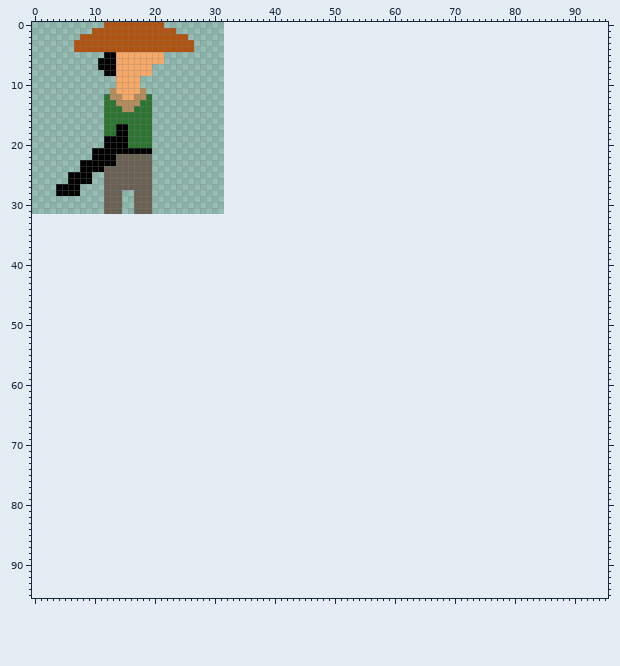
One commit to this sprite sheet: assets/samurai.png. This is how it looked before the edit.
The file is 32x32 pixels. The old version is drawn lined up with the new one, on the new canvas.
Once edited:
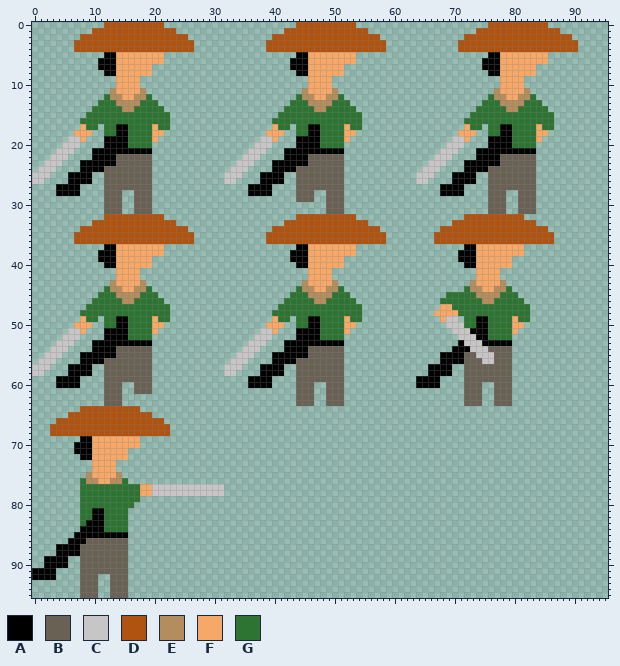
Palette (. is transparent): A #000000  B #6a6155  C #c7c5c5  D #b15310  E #b38d5d  F #f5a867  G #2d7331
Edits made:
canvas 32x32 -> 96x96
Changed rows in their new state; - is an unchanged pixel.
first column x 0:
 0 --------------------------------------------DDDDDDDDDD----------------------DDDDDDDDDD-----
 1 ------------------------------------------DDDDDDDDDDDDDD------------------DDDDDDDDDDDDDD---
 2 ----------------------------------------DDDDDDDDDDDDDDDDDD--------------DDDDDDDDDDDDDDDDDD-
 3 ---------------------------------------DDDDDDDDDDDDDDDDDDDD------------DDDDDDDDDDDDDDDDDDDD
 4 ---------------------------------------DDDDDDDDDDDDDDDDDDDD------------DDDDDDDDDDDDDDDDDDDD
 5 --------------------------------------------AAFFFFFFFF----------------------AAFFFFFFFF-----
 6 -------------------------------------------AAAFFFFFFFF---------------------AAAFFFFFFFF-----
 7 -------------------------------------------AAAFFFFFF-----------------------AAAFFFFFF-------
 8 --------------------------------------------AAFFFFFF------------------------AAFFFFFF-------
 9 ----------------------------------------------FFFF----------------------------FFFF---------
10 ----------------------------------------------FFFF----------------------------FFFF---------
11 ---------------------------------------------EFFFFE--------------------------EFFFFE--------
12 --------------------------------------------GEEFFEEG------------------------GEEFFEEG-------
13 -----------G--------G----------------------GGGEEEEGGG----------------------GGGEEEEGGG------
14 ----------GG--------GG--------------------GGGGGEEGGGGG--------------------GGGGGEEGGGGG-----
15 ---------GGG--------GGG------------------GGGGGGGGGGGGGG------------------GGGGGGGGGGGGGG----
16 --------GGGG--------GGG-----------------GGGGGGGGGGGGGGG-----------------GGGGGGGGGGGGGGG----
17 --------FGG---------FGG-----------------FGG-GGAAGGGGFGG-----------------FGG-GGAAGGGGFGG----
18 -------FFF----------FF-----------------FFF--GGAAGGGGFF-----------------FFF--GGAAGGGGFF-----
19 ------CCF-----------F-----------------CCF---AAAAGGGGF-----------------CCF---AAAAGGGGF------
20 -----CCC-----------------------------CCC----AAAAGGGG-----------------CCC----AAAAGGGG-------
21 ----CCC-----------------------------CCC---AAAAAAAAAA----------------CCC---AAAAAAAAAA-------
22 ---CCC-----------------------------CCC----AAAABBBBBB---------------CCC----AAAABBBBBB-------
23 --CCC-----------------------------CCC---AAAAAABBBBBB--------------CCC---AAAAAABBBBBB-------
24 -CCC-----------------------------CCC----AAAABBBBBBBB-------------CCC----AAAABBBBBBBB-------
25 CCC-----------------------------CCC---AAAA--BBBBBBBB------------CCC---AAAA--BBBBBBBB-------
26 CC------------------------------CC----AAAA--BBBBBBBB------------CC----AAAA--BBBBBBBB-------
27 ------------------------------------AAAA----BBBBBBBB----------------AAAA----BBBBBBBB-------
28 ------------------------------------AAAA----BBB--BBB----------------AAAA----BBB--BBB-------
29 --------------------------------------------BBB--BBB------------------------BBB--BBB-------
30 -------------------------------------------------BBB------------------------BBB--BBB-------
31 -------------------------------------------------BBB------------------------BBB--BBB-------
32 ------------DDDDDDDDDD----------------------DDDDDDDDDD------------------DDDDDDDDDD---------
33 ----------DDDDDDDDDDDDDD------------------DDDDDDDDDDDDDD--------------DDDDDDDDDDDDDD-------
34 --------DDDDDDDDDDDDDDDDDD--------------DDDDDDDDDDDDDDDDDD----------DDDDDDDDDDDDDDDDDD-----
35 -------DDDDDDDDDDDDDDDDDDDD------------DDDDDDDDDDDDDDDDDDDD--------DDDDDDDDDDDDDDDDDDDD----
36 -------DDDDDDDDDDDDDDDDDDDD------------DDDDDDDDDDDDDDDDDDDD--------DDDDDDDDDDDDDDDDDDDD----
37 ------------AAFFFFFFFF----------------------AAFFFFFFFF------------------AAFFFFFFFF---------
38 -----------AAAFFFFFFFF---------------------AAAFFFFFFFF-----------------AAAFFFFFFFF---------
39 -----------AAAFFFFFF-----------------------AAAFFFFFF-------------------AAAFFFFFF-----------
40 ------------AAFFFFFF------------------------AAFFFFFF--------------------AAFFFFFF-----------
41 --------------FFFF----------------------------FFFF------------------------FFFF-------------
42 --------------FFFF----------------------------FFFF------------------------FFFF-------------
43 -------------EFFFFE--------------------------EFFFFE----------------------EFFFFE------------
44 ------------GEEFFEEG------------------------GEEFFEEG--------------------GEEFFEEG-----------
45 -----------GGGEEEEGGG----------------------GGGEEEEGGG----------------GGGGGEEEEGGG----------
46 ----------GGGGGEEGGGGG--------------------GGGGGEEGGGGG--------------GGGGGGGEEGGGGG---------
47 ---------GGGGGGGGGGGGGG------------------GGGGGGGGGGGGGG-------------FFGGGGGGGGGGGGG--------
48 --------GGGGGGGGGGGGGGG-----------------GGGGGGGGGGGGGGG------------FFFFGGGGGGGGGGGG--------
49 --------FGG-GGAAGGGGFGG-----------------FGG-GGAAGGGGFGG-------------FCC-GGAAGGGGFGG--------
50 -------FFF--GGAAGGGGFF-----------------FFF--GGAAGGGGFF---------------CCCGGAAGGGGFF---------
51 ------CCF---AAAAGGGGF-----------------CCF---AAAAGGGGF-----------------CCCAAAGGGGF----------
52 -----CCC----AAAAGGGG-----------------CCC----AAAAGGGG-------------------CCCAAGGGG-----------
53 ----CCC---AAAAAAAAAA----------------CCC---AAAAAAAAAA-------------------ACCCAAAAA-----------
54 ---CCC----AAAABBBBBB---------------CCC----AAAABBBBBB------------------AAACCCBBBB-----------
55 --CCC---AAAAAABBBBBB--------------CCC---AAAAAABBBBBB----------------AAAABBCCCBBB-----------
56 -CCC----AAAABBBBBBBB-------------CCC----AAAABBBBBBBB----------------AAAABBBCCBBB-----------
57 CCC---AAAA--BBBBBBBB------------CCC---AAAA--BBBBBBBB--------------AAAA--BBBBBBBB-----------
58 CC----AAAA--BBBBBBBB------------CC----AAAA--BBBBBBBB--------------AAAA--BBBBBBBB-----------
59 ----AAAA----BBBBBBBB----------------AAAA----BBBBBBBB------------AAAA----BBBBBBBB-----------
60 ----AAAA----BBB--BBB----------------AAAA----BBB--BBB------------AAAA----BBB--BBB-----------
61 ------------BBB--BBB------------------------BBB--BBB--------------------BBB--BBB-----------
62 ------------BBB-----------------------------BBB--BBB--------------------BBB--BBB-----------
63 ------------BBB-----------------------------BBB--BBB--------------------BBB--BBB-----------
64 --------DDDDDDDDDD-------------------------------------------------------------------------
65 ------DDDDDDDDDDDDDD-----------------------------------------------------------------------
66 ----DDDDDDDDDDDDDDDDDD---------------------------------------------------------------------
67 ---DDDDDDDDDDDDDDDDDDDD--------------------------------------------------------------------
68 ---DDDDDDDDDDDDDDDDDDDD--------------------------------------------------------------------
69 --------AAFFFFFFFF-------------------------------------------------------------------------
70 -------AAAFFFFFFFF-------------------------------------------------------------------------
71 -------AAAFFFFFF---------------------------------------------------------------------------
72 --------AAFFFFFF---------------------------------------------------------------------------
73 ----------FFFF-----------------------------------------------------------------------------
74 ----------FFFF-----------------------------------------------------------------------------
75 ---------EFFFFE----------------------------------------------------------------------------
76 --------GEEFFEEG---------------------------------------------------------------------------
77 --------GGGGGGGGGGFFCCCCCCCCCCCC-----------------------------------------------------------
78 --------GGGGGGGGGGFFCCCCCCCCCCCC-----------------------------------------------------------
79 --------GGGGGGGGGG-------------------------------------------------------------------------
80 --------GGGGGGGGG--------------------------------------------------------------------------
81 --------GGAAGGGG---------------------------------------------------------------------------
82 --------GGAAGGGG---------------------------------------------------------------------------
83 --------GAAAGGGG---------------------------------------------------------------------------
84 --------AAAAGGGG---------------------------------------------------------------------------
85 -------AAAAAAAAA---------------------------------------------------------------------------
86 ------AAABBBBBBB---------------------------------------------------------------------------
87 ----AAAABBBBBBBB---------------------------------------------------------------------------
88 ----AAAABBBBBBBB---------------------------------------------------------------------------
89 --AAAA--BBBBBBBB---------------------------------------------------------------------------
90 --AAAA--BBBBBBBB---------------------------------------------------------------------------
91 AAAA----BBBBBBBB---------------------------------------------------------------------------
92 AAAA----BBB--BBB---------------------------------------------------------------------------
93 --------BBB--BBB---------------------------------------------------------------------------
94 --------BBB--BBB---------------------------------------------------------------------------
95 --------BBB--BBB---------------------------------------------------------------------------
Pixel boxes of the changes (left, top, right, bottom) in both pictures:
added: (224, 22, 386, 406)
added: (416, 22, 578, 406)
added: (32, 100, 104, 184)
added: (152, 100, 170, 142)
added: (32, 214, 224, 598)
